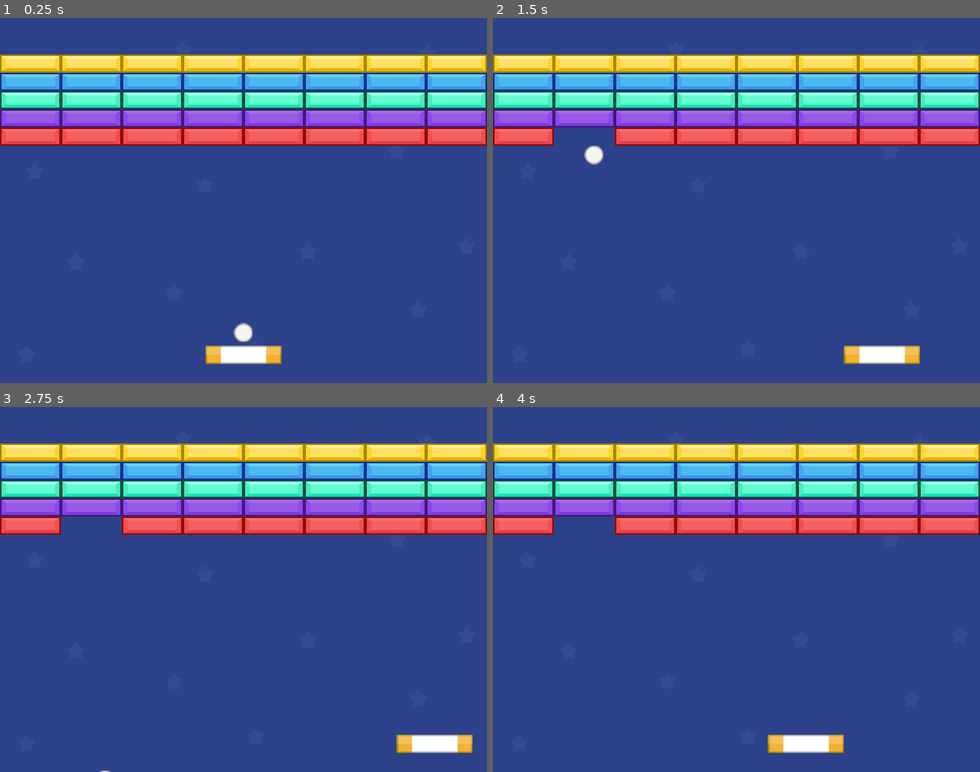
Above: before the commit, frames 1-4 (two rows, left to right).
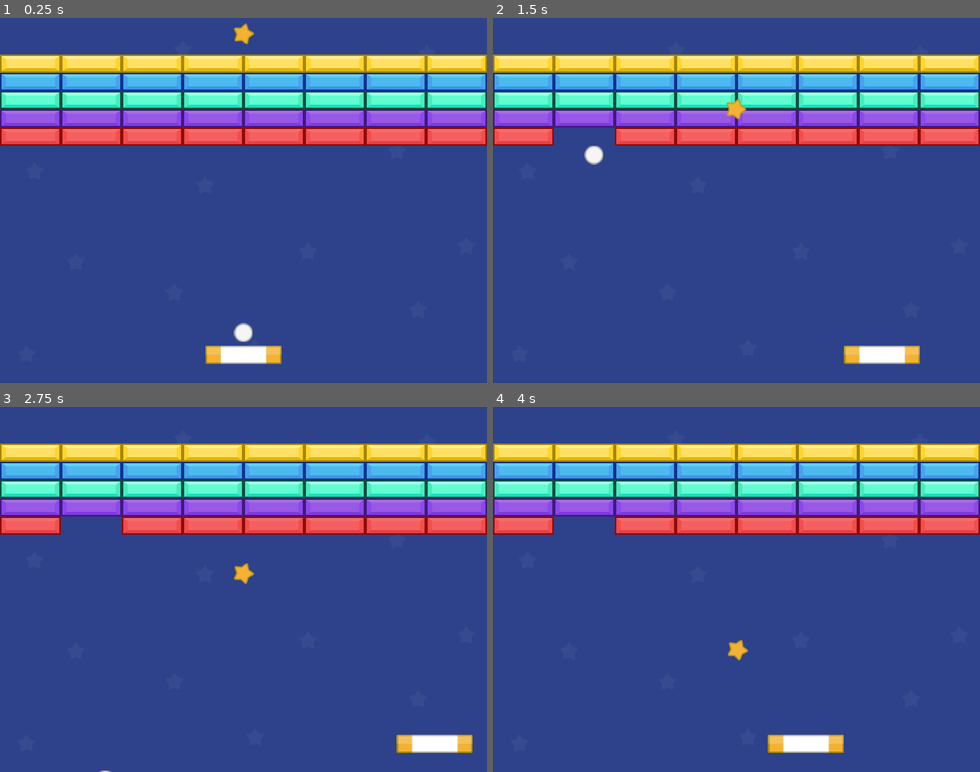
Above: after the commit, the same moments.

Repository: lukelfp/Super-Arkanoid
Game: Godot game, scene res://scenes/level_1.tscn
The game is run twice, just before and just after one commit, with the same random seed, the same clock (stepped at 60 frames per second) and the same inputs.
Inputs:
- Up to frame 1 (0.25 s): no input
- Up to frame 2 (1.5 s): hold D (right) 0.53-1.28 s; hold Space (start) 0.53-1.28 s; hold A (left) from 1.28 s (still down); tap Space (start) at 1.35 s
- Up to frame 3 (2.75 s): release A (left) at 2.03 s; hold D (right) from 2.03 s (still down); hold Space (start) from 2.03 s (still down)
- Up to frame 4 (4 s): release Space (start) at 2.78 s; tap Space (start) at 2.85 s; release D (right) at 3.53 s; hold A (left) from 3.53 s (still down); hold Space (start) from 3.53 s (still down)

The runs differ from the first frame. In frame 1, 0.1% of the frame differs, in the area x 47-53%, y 1-8%; in frame 2, 0.1%, in the area x 47-53%, y 22-28%; in frame 3, 0.1%; in frame 4, 0.1%.

Commit message:
feat: add bullets collision and blocks destruction

Diff:
--- a/scenes/level_1.tscn
+++ b/scenes/level_1.tscn
@@ -9,6 +9,7 @@
 [ext_resource type="Texture2D" uid="uid://dqs4t8t4ebj36" path="res://sprites/GreenBlock.png" id="7_sux35"]
 [ext_resource type="Texture2D" uid="uid://dmraaivdafwbt" path="res://sprites/BlueBlock.png" id="8_31kps"]
 [ext_resource type="Texture2D" uid="uid://byl2kxxr120w5" path="res://sprites/YellowBlock.png" id="9_780ej"]
+[ext_resource type="PackedScene" uid="uid://lt8tfn00pepa" path="res://scenes/item_power_up.tscn" id="10_7hhi8"]
 
 [node name="Level1" type="Node2D"]
 
@@ -310,3 +311,5 @@
 [node name="Sprite2D" type="Sprite2D" parent="Yellow/Block40"]
 texture = ExtResource("9_780ej")
 centered = false
+
+[node name="Item Power Up" parent="." instance=ExtResource("10_7hhi8")]
--- a/scenes/player.tscn
+++ b/scenes/player.tscn
@@ -17,7 +17,7 @@
 [node name="CollisionShape2D" type="CollisionShape2D" parent="."]
 shape = SubResource("RectangleShape2D_eyv7x")
 
-[node name="SpawnShoot" type="Timer" parent="."]
+[node name="SpawnShootTimer" type="Timer" parent="."]
 wait_time = 0.5
 
-[connection signal="timeout" from="SpawnShoot" to="." method="_on_spawn_shoot_timeout"]
+[connection signal="timeout" from="SpawnShootTimer" to="." method="_on_spawn_shoot_timer_timeout"]
--- /dev/null
+++ b/scenes/shoot.tscn
@@ -0,0 +1,20 @@
+[gd_scene load_steps=4 format=3 uid="uid://bvxakh2vu2q4h"]
+
+[ext_resource type="Texture2D" uid="uid://ce8irh6yr87a2" path="res://sprites/Shot.png" id="1_prbh1"]
+[ext_resource type="Script" path="res://scripts/shoot.gd" id="1_ykpp7"]
+
+[sub_resource type="CircleShape2D" id="CircleShape2D_q27yi"]
+
+[node name="Shoot" type="Area2D"]
+position = Vector2(320, 432)
+collision_layer = 16
+collision_mask = 4
+script = ExtResource("1_ykpp7")
+
+[node name="Sprite2D" type="Sprite2D" parent="."]
+texture = ExtResource("1_prbh1")
+
+[node name="CollisionShape2D" type="CollisionShape2D" parent="."]
+shape = SubResource("CircleShape2D_q27yi")
+
+[connection signal="body_entered" from="." to="." method="_on_body_entered"]
--- a/scripts/player.gd
+++ b/scripts/player.gd
@@ -1,7 +1,10 @@
 extends CharacterBody2D
 
 @export var speed = 400
-@onready var spawn_shoot: Timer = $SpawnShoot
+@onready var spawn_shoot_timer: Timer = $SpawnShootTimer
+var bullet_scene = preload("res://scenes/shoot.tscn")
+var max_bullet: int = 20
+var current_bullet: int = 0
 
 func _ready():
 	GameManager.on_powerup.connect(spawn_bullet)
@@ -17,8 +20,24 @@
 	move_and_collide(velocity * delta)
 
 func spawn_bullet():
-	spawn_shoot.start()
+	var left_shoot_instance = bullet_scene.instantiate()
+	get_parent().add_child(left_shoot_instance)
+	left_shoot_instance.global_position.x = global_position.x - 35
+	left_shoot_instance.global_position.y = global_position.y - 20
+
+	var right_shoot_instance = bullet_scene.instantiate()
+	get_parent().add_child(right_shoot_instance)
+	right_shoot_instance.global_position.x = global_position.x + 35
+	right_shoot_instance.global_position.y = global_position.y - 20
+
+	current_bullet += 2
+
+	if (current_bullet < max_bullet):
+		spawn_shoot_timer.start()
+	else:
+		spawn_shoot_timer.stop()
+		current_bullet = 0
 
 
-func _on_spawn_shoot_timeout() -> void:
+func _on_spawn_shoot_timer_timeout() -> void:
 	spawn_bullet()
--- /dev/null
+++ b/scripts/shoot.gd
@@ -0,0 +1,12 @@
+extends Area2D
+
+
+@export var speed = 250
+
+func _physics_process(delta: float) -> void:
+	global_position.y -= speed*delta
+
+
+func _on_body_entered(body: Node2D) -> void:
+	body.queue_free()
+	queue_free()
Not shown: 1 places in scenes/level_1.tscn that only renumber resources
